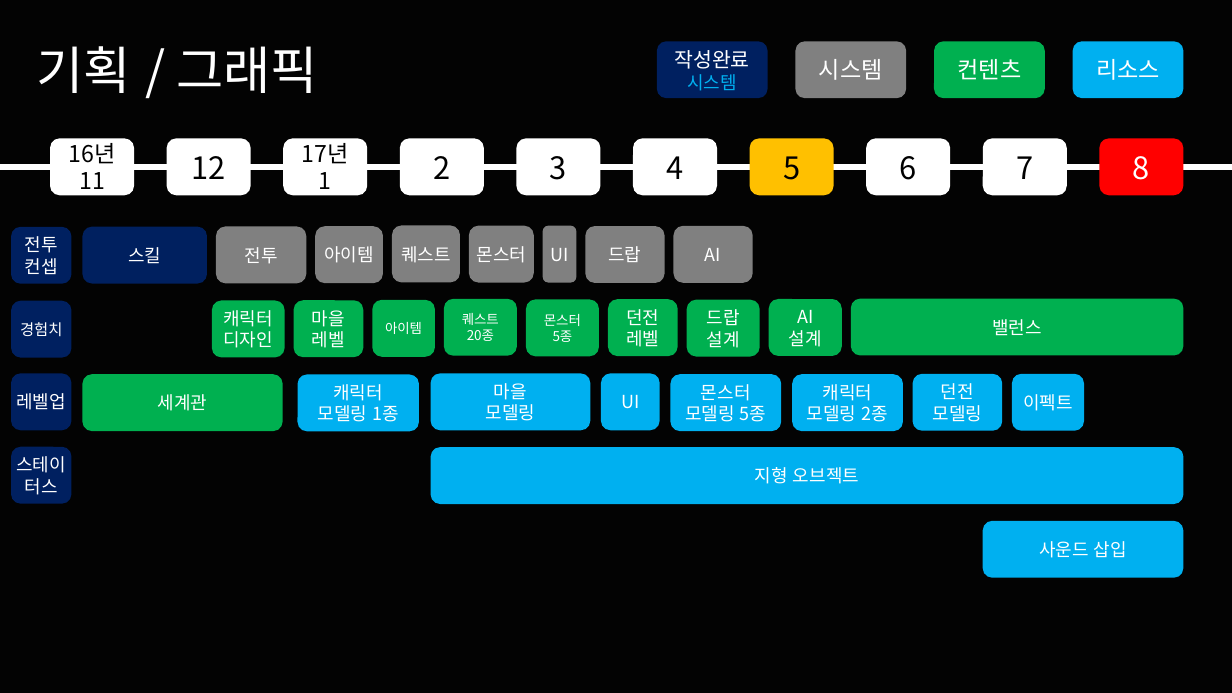
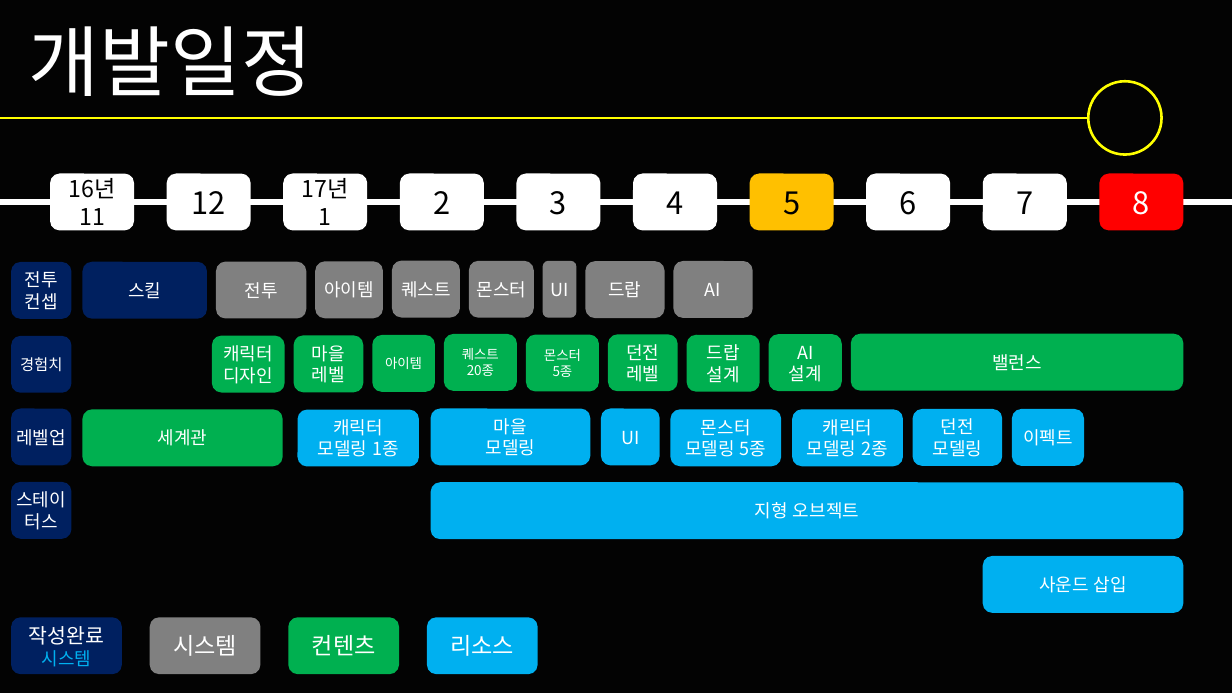
Before and after one commit to korleinster/gamebusdriver, a slide deck: slide 15 of documents/중간발표/노루막이_김형준_신창섭_홍승필_허지훈.pptx (slide 11 before the commit). Drawn at 1232x693 pixels with LibreOffice and Linux fonts; fonts in the diff are those of the drawing; background and template pictures are left out. Boxes give left, top, right and bottom in pixels: in the first picture for what was removed or moved away, otherwise in the second. Text is boxed around its words. In the diff, an @@ line names an element or a change of style, - is before the commit and + after.

```diff
--- a/documents/중간발표/노루막이_김형준_신창섭_홍승필_허지훈.pptx
+++ b/documents/중간발표/노루막이_김형준_신창섭_홍승필_허지훈.pptx
@@ text added at [29,26,312,96], 60 pt, text #FFFFFF @@
+개발일정
@@ text removed at [36,46,319,93] @@
-기획 / 그래픽
@@ ellipse added at [1089,81,1162,154], outline #FFFF00 2 pt @@
@@ line added from (0, 118) to (1089, 118), #FFFF00 2 pt @@
@@ 41 rounded rectangles, 1 line: place and size @@
-41 rounded rectangles, 1 line at [0,139,1232,579]
+41 rounded rectangles, 1 line at [0,174,1232,614]
@@ 4 rounded rectangles: place and size @@
-4 rounded rectangles at [657,42,1184,99]
+4 rounded rectangles at [11,617,538,675]
```
Also in this commit, not shown: 13 other slides changed, 5 slides added, 1 slide removed, 2 other files.
